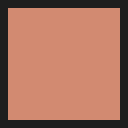
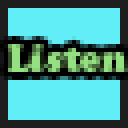
Layered file, before and after one edit (128px x 128px). Changes by layer:
added group "BlockListener" with 3 layers above "DirBlock" over [0, 8, 128, 120]
added layer "Top copy" in group "BlockListener" over [4, 44, 128, 72]
added layer "Layer 11" in group "BlockListener" over [0, 8, 128, 120]
added layer "Layer 2 copy 2" in group "BlockListener" over [0, 8, 128, 120]
